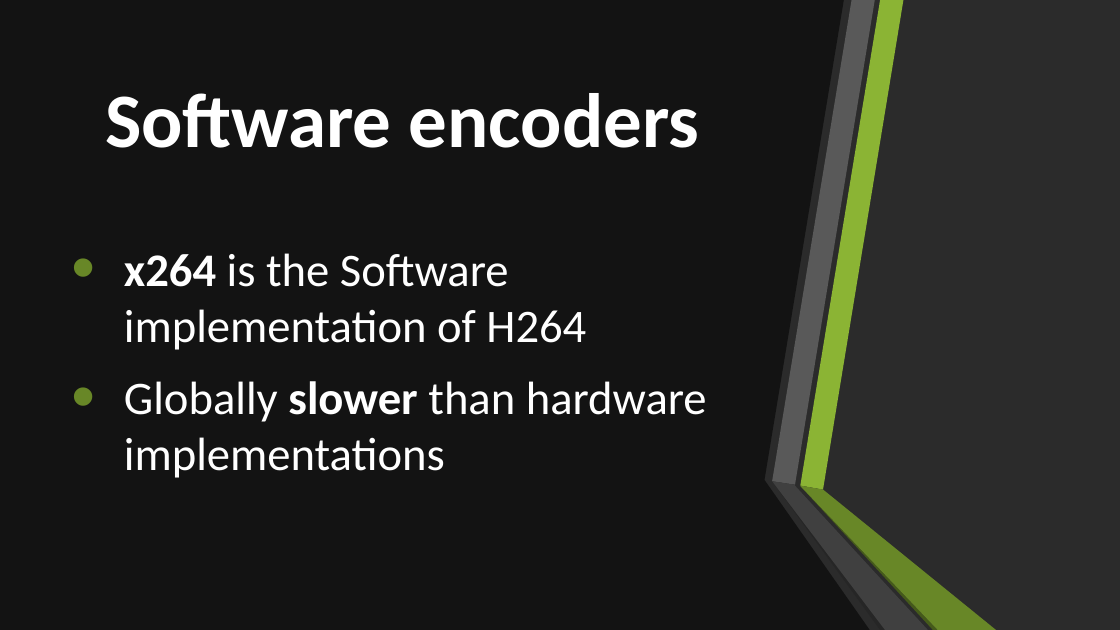
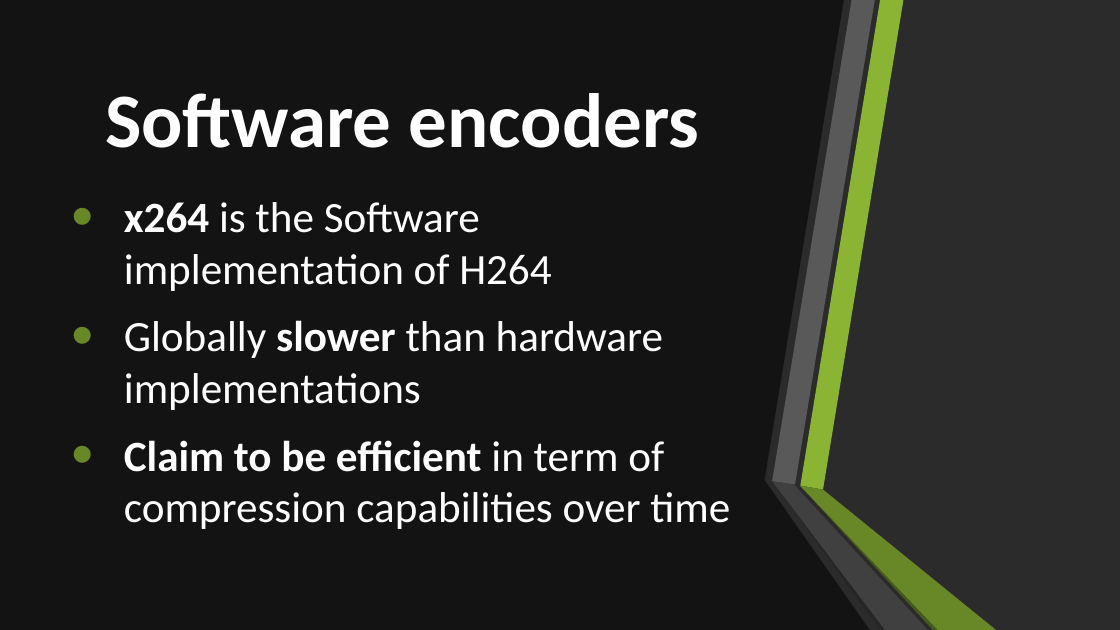
Before and after one commit to Rijndael99/encoding_bench, a slide deck: slide 7 of presentation.pptx. Drawn at 1120x630 pixels with LibreOffice and Linux fonts; fonts in the diff are those of the drawing; background and template pictures are left out; a plain dark background stands for a picture behind light text. Boxes give left, top, right and bottom in pixels: in the first picture for what was removed or moved away, otherwise in the second. Text is boxed around its words. In the diff, an @@ line names an element or a change of style, - is before the commit and + after.

```diff
--- a/presentation.pptx
+++ b/presentation.pptx
@@ text at [124, 202, 663, 410]: size 40 to 37 pt in "x264 is the Software implementation of H264", "Globally slower than hardware implementations" @@
@@ text at [124, 440, 730, 529]: paragraph added @@
+• Claim to be efficient in term of compression capabilities over time
```
Also in this commit, not shown: 4 slides added, 2 other files.
